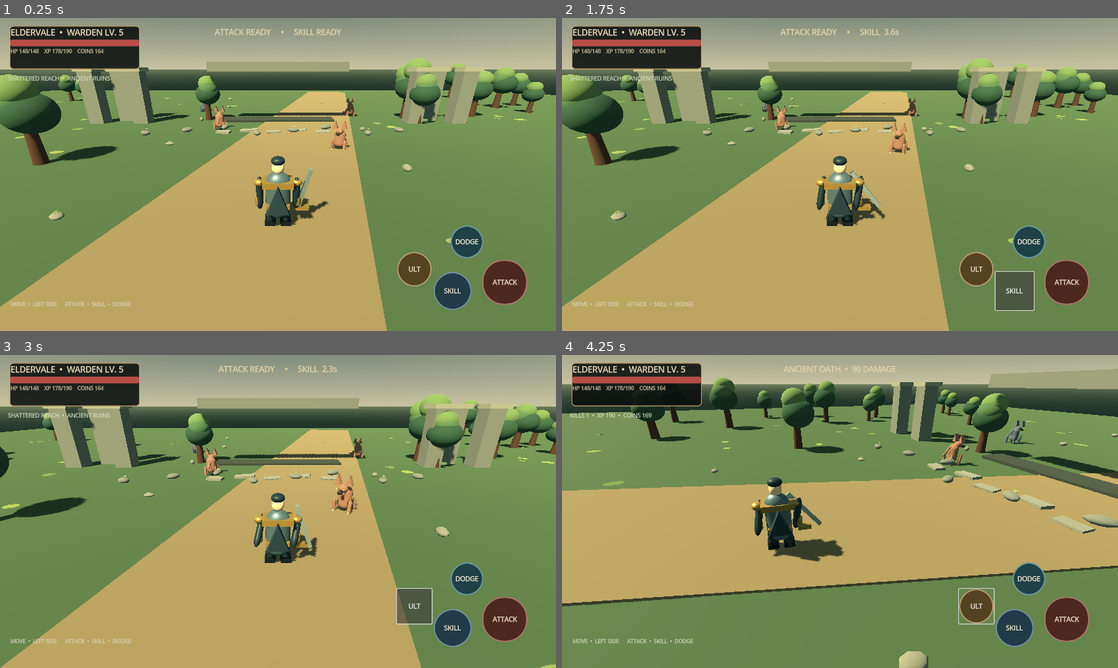
Above: before the commit, frames 1-4 (two rows, left to right).
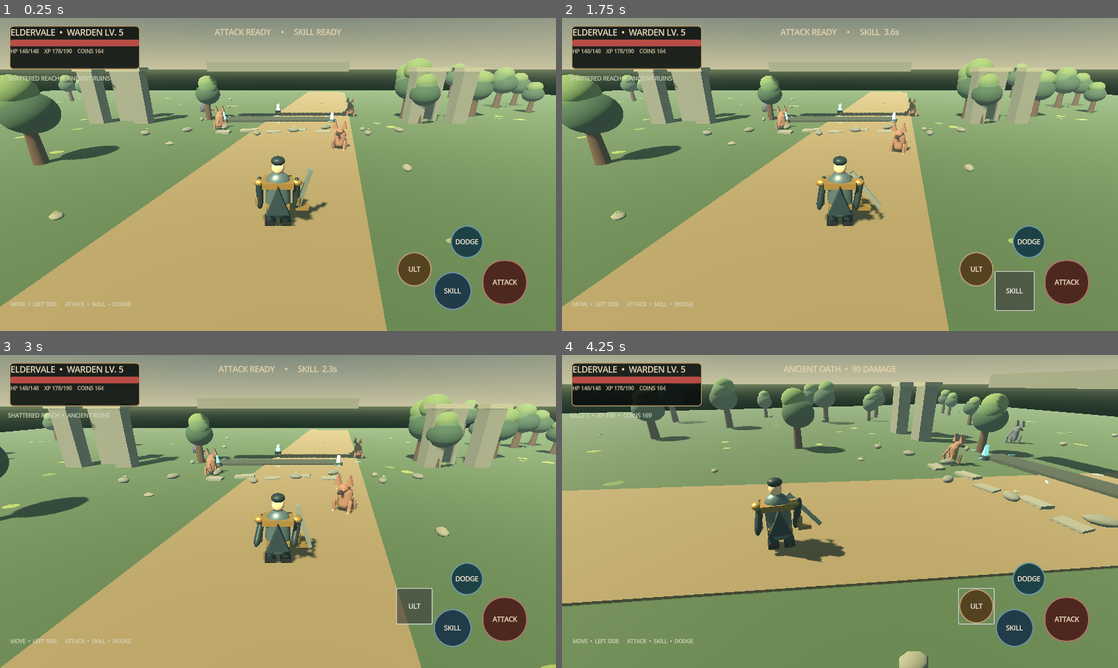
Above: after the commit, the same moments.

Repository: filesgloom-png/ELDERVALE
Game: Godot game, scene res://scenes/main_3d.tscn
Two runs of this game, one before a commit and one after it. Both use one fixed random seed, a clock stepped at 60 frames per second and the inputs below.
Inputs (mouse positions are in pixels of both pictures, inside the frame that each line leads up to):
- Up to frame 1 (0.25 s): no input
- Up to frame 2 (1.75 s): click "ATTACK" at 0.5 s; click "SKILL" at 1.25 s
- Up to frame 3 (3 s): click "DODGE" at 2 s; click "ULT" at 2.75 s
- Up to frame 4 (4.25 s): tap Enter (ui_accept) at 3.5, 3.77 s; move the mouse to (962, 495) at 3.52 s; hold Right (ui_right) from 3.53 s (still down); tap Q at 3.6 s; click (962, 495) at 3.67 s

The runs differ from the first frame. In frame 1, 18% of the frame differs, in the area x 0-100%, y 12-67%; in frame 2, 18%; in frame 3, 18%; in frame 4, 21%, in the area x 0-100%, y 7-81%.
Error before the commit: Invalid access to property or key 'rotation' on a base object of type 'previously freed'. (res://scripts/main_3d.gd:479)
Error after the commit: Invalid access to property or key 'rotation' on a base object of type 'previously freed'. (res://scripts/main_3d.gd:520)

Commit message:
environment: enrich Shattered Reach lighting and magical ruins accents

Diff:
--- a/scripts/main_3d.gd
+++ b/scripts/main_3d.gd
@@ -38,6 +38,7 @@
 const ATTACK_ANIM_DURATION := 0.62
 const ENEMY_HIT_REACTION_DURATION := 0.24
 var animation_time := 0.0
+var magical_materials: Array[StandardMaterial3D] = []
 
 func _ready() -> void:
 	_build_environment()
@@ -62,7 +63,11 @@
 	env.sky = sky
 	env.ambient_light_source = Environment.AMBIENT_SOURCE_COLOR
 	env.ambient_light_color = Color("#8ba69a")
-	env.ambient_light_energy = 0.55
+	env.ambient_light_energy = 0.62
+	env.fog_enabled = true
+	env.fog_light_color = Color("#74877c")
+	env.fog_density = 0.006
+	env.fog_sky_affect = 0.18
 	env.tonemap_mode = Environment.TONE_MAPPER_FILMIC
 	world_env.environment = env
 	add_child(world_env)
@@ -70,11 +75,11 @@
 	sun.name = "LateAfternoonSun"
 	sun.rotation_degrees = Vector3(-48, -32, 0)
 	sun.light_color = Color("#ffe0b0")
-	sun.light_energy = 0.95
+	sun.light_energy = 0.86
+	sun.light_color = Color("#ffddb0")
 	sun.shadow_enabled = true
 	sun.directional_shadow_mode = DirectionalLight3D.SHADOW_PARALLEL_4_SPLITS
 	sun.directional_shadow_max_distance = 42.0
-	sun.directional_shadow_max_distance = 65.0
 	add_child(sun)
 
 func _mat(color: Color, roughness: float = 0.9, metallic: float = 0.0) -> StandardMaterial3D:
@@ -195,6 +200,39 @@
 			moss_patch.scale = Vector3(0.2, 0.045, 0.16)
 			moss_patch.cast_shadow = GeometryInstance3D.SHADOW_CASTING_SETTING_OFF
 	_build_ruins()
+	_build_magic_accents()
+
+func _build_magic_accents() -> void:
+	# Emissive geometry gives the ruins a readable magical focal point without extra dynamic lights.
+	var crystal_positions: Array[Vector3] = [Vector3(-5.2, 0.0, -13.0), Vector3(5.2, 0.0, -13.0), Vector3(0.0, 0.0, -19.0)]
+	var crystal_colors: Array[Color] = [Color("#61d9d2"), Color("#8c9dff"), Color("#77f0cf")]
+	for i in range(crystal_positions.size()):
+		var glow_mat := _mat(crystal_colors[i], 0.28, 0.18)
+		glow_mat.emission_enabled = true
+		glow_mat.emission = crystal_colors[i]
+		glow_mat.emission_energy_multiplier = 1.25
+		magical_materials.append(glow_mat)
+		var crystal_mesh := PrismMesh.new()
+		var crystal := _mesh_node(self, crystal_mesh, glow_mat, crystal_positions[i] + Vector3(0.0, 0.62, 0.0), "ShatteredReachCrystal")
+		crystal.scale = Vector3(0.34, 0.82, 0.34) if i != 1 else Vector3(0.28, 0.65, 0.28)
+		crystal.rotation.y = float(i) * 1.1
+		crystal.cast_shadow = GeometryInstance3D.SHADOW_CASTING_SETTING_OFF
+		var base_mat := _mat(Color("#344e4c"), 0.85, 0.12)
+		var base := _mesh_node(self, CylinderMesh.new(), base_mat, crystal_positions[i] + Vector3(0.0, 0.13, 0.0), "CrystalSocket")
+		base.scale = Vector3(0.72, 0.18, 0.72)
+		base.cast_shadow = GeometryInstance3D.SHADOW_CASTING_SETTING_OFF
+	# Short, flat rune strokes around the old foundation; no particles or extra light sources.
+	var rune_color := Color("#69d8ce")
+	var rune_mat := _mat(rune_color, 0.5, 0.1)
+	rune_mat.emission_enabled = true
+	rune_mat.emission = rune_color
+	rune_mat.emission_energy_multiplier = 0.8
+	magical_materials.append(rune_mat)
+	for i in range(8):
+		var angle := TAU * float(i) / 8.0
+		var rune := _box(self, Vector3(0.48, 0.035, 0.09), rune_mat, Vector3(cos(angle) * 7.2, 0.17, -14.0 + sin(angle) * 2.0), "AncientRune")
+		rune.rotation.y = -angle * 0.5
+		rune.cast_shadow = GeometryInstance3D.SHADOW_CASTING_SETTING_OFF
 
 func _build_ruins() -> void:
 	var stone := _mat(Color("#6d7068"), 0.85)
@@ -443,6 +481,9 @@
 func _process(delta: float) -> void:
 	world_time += delta
 	animation_time += delta
+	for i in range(magical_materials.size()):
+		var pulse := 0.88 + 0.22 * sin(animation_time * 1.35 + float(i) * 0.7)
+		magical_materials[i].emission_energy_multiplier = pulse * (1.25 if i < 3 else 0.8)
 	attack_cooldown = maxf(0.0, attack_cooldown - delta)
 	skill_cooldown = maxf(0.0, skill_cooldown - delta)
 	attack_flash = maxf(0.0, attack_flash - delta)
